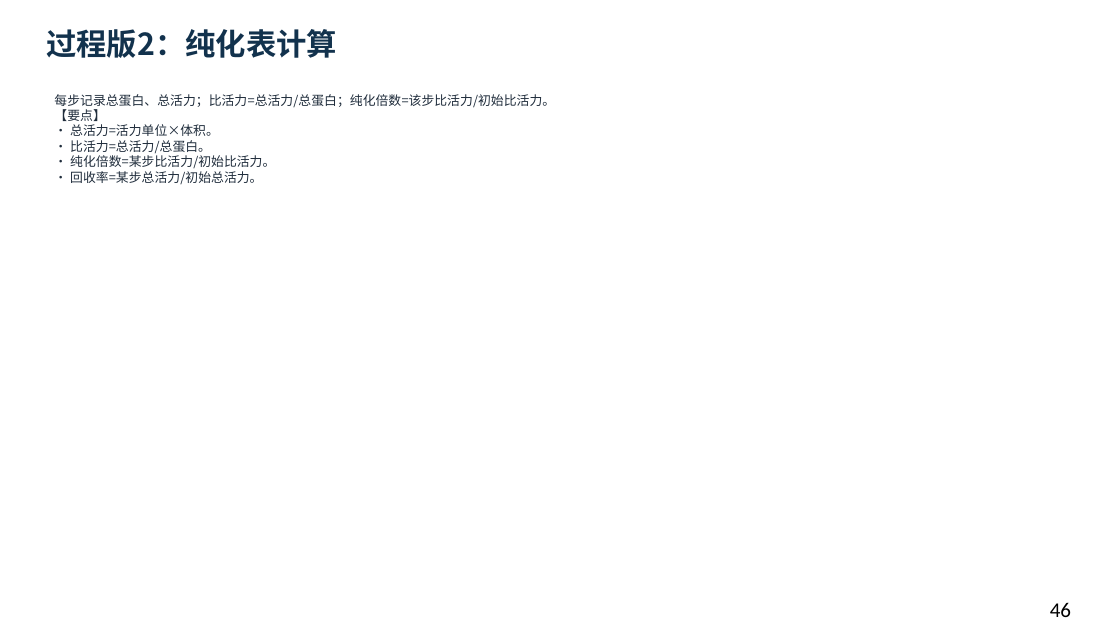
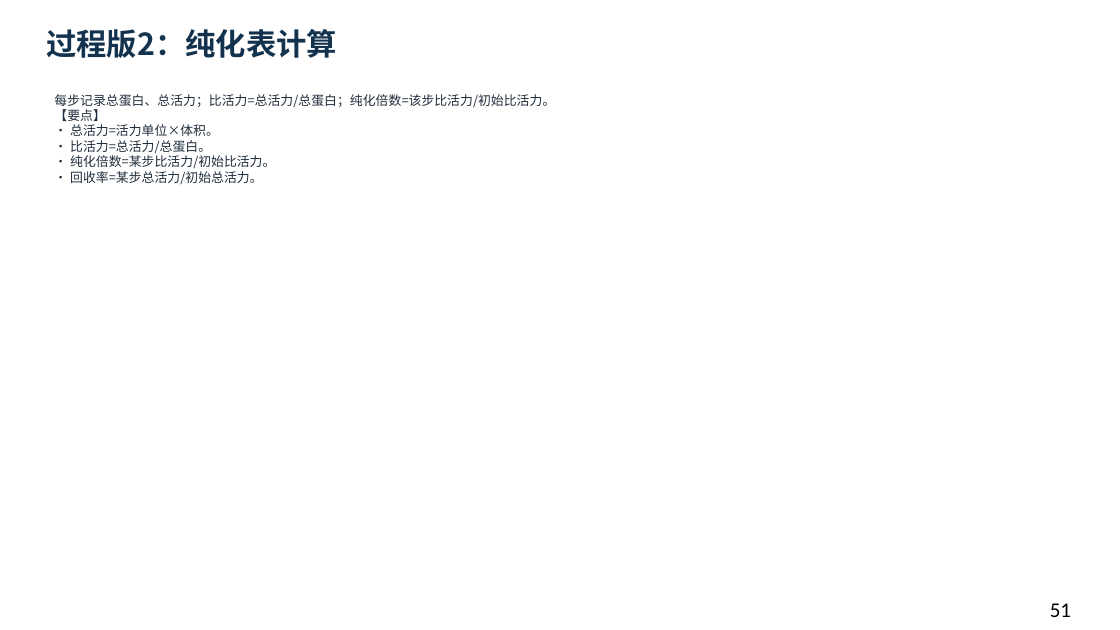
Before and after one commit to newkan-li/Biochemistry, a slide deck: slide 51 of downloads/bc05-ai-style.pptx (slide 46 before the commit). Drawn at 1120x630 pixels with LibreOffice and Linux fonts; fonts in the diff are those of the drawing. Boxes give left, top, right and bottom in pixels: in the first picture for what was removed or moved away, otherwise in the second. Text is boxed around its words. In the diff, an @@ line names an element or a change of style, - is before the commit and + after.

```diff
--- a/downloads/bc05-ai-style.pptx
+++ b/downloads/bc05-ai-style.pptx
@@ text at [1050, 603, 1071, 617]: text changed @@
-46
+51
```
Also in this commit, not shown: 10 other slides changed, 5 slides added, 10 other files.
